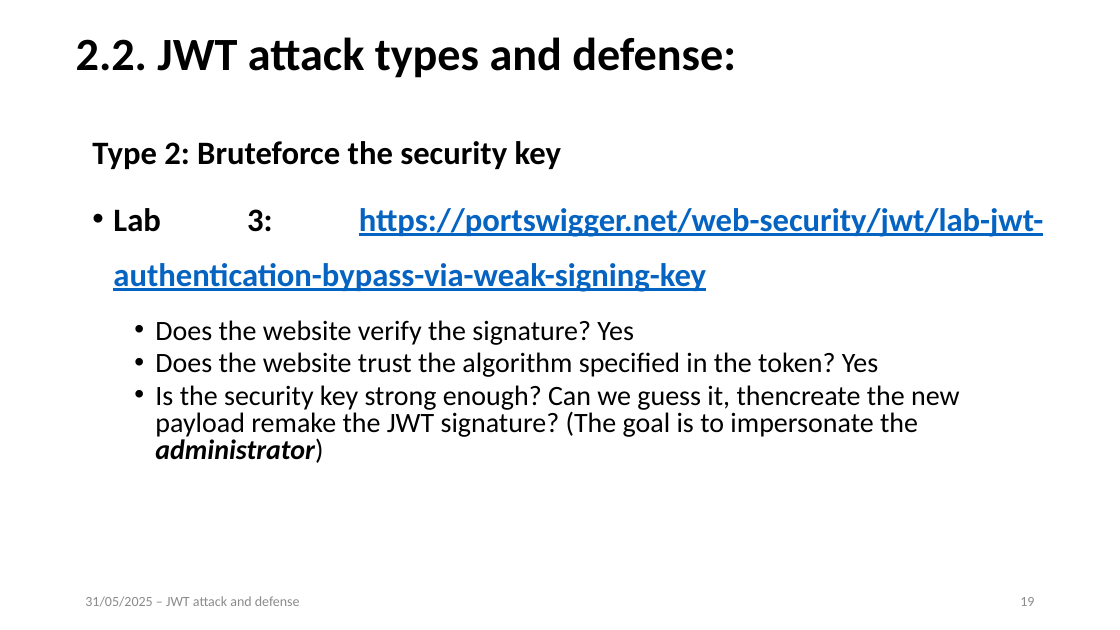
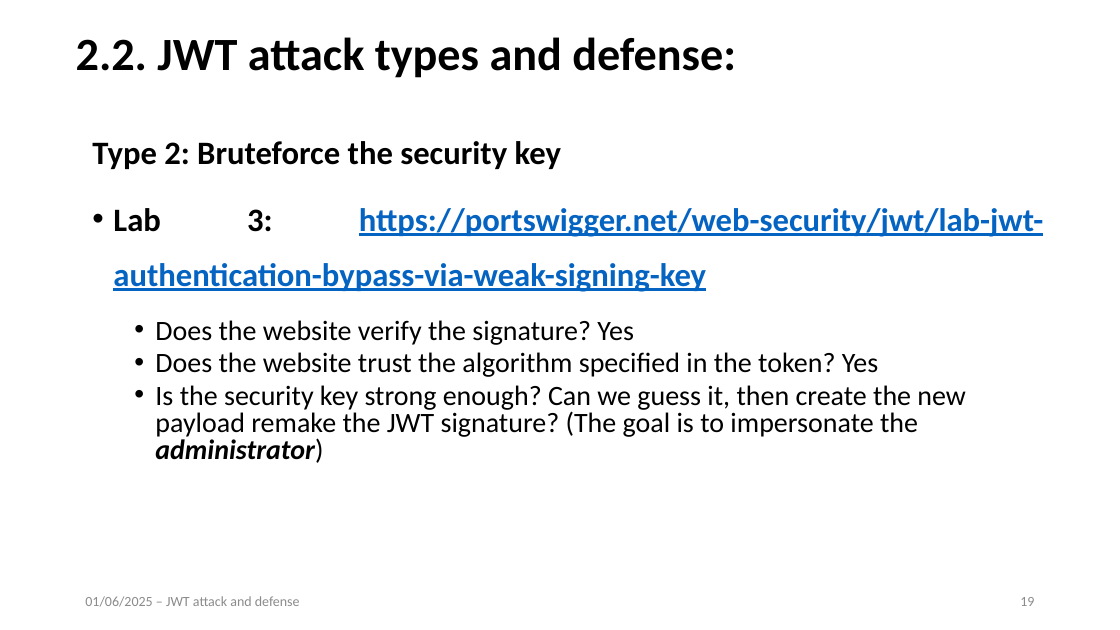
Before and after one commit to n33r9/PortSwigger_labs_note, a slide deck: slide 19 of week12.4.jwt/jwt.pptx. Drawn at 1120x630 pixels with LibreOffice and Linux fonts; fonts in the diff are those of the drawing. Boxes give left, top, right and bottom in pixels: in the first picture for what was removed or moved away, otherwise in the second. Text is boxed around its words. In the diff, an @@ line names an element or a change of style, - is before the commit and + after.

```diff
--- a/week12.4.jwt/jwt.pptx
+++ b/week12.4.jwt/jwt.pptx
@@ text at bbox=[155, 385, 966, 463]: spaces changed @@
-  • Is the security key strong enough? Can we guess it, thencreate the new payload remake the JWT signature? (The goal is to impersonate the administrator)
+  • Is the security key strong enough? Can we guess it, then create the new payload remake the JWT signature? (The goal is to impersonate the administrator)
@@ text at bbox=[85, 596, 300, 607]: text changed @@
-31/05/2025 – JWT attack and defense
+01/06/2025 – JWT attack and defense
```
Also in this commit, not shown: 23 other slides changed, 17 other files.
